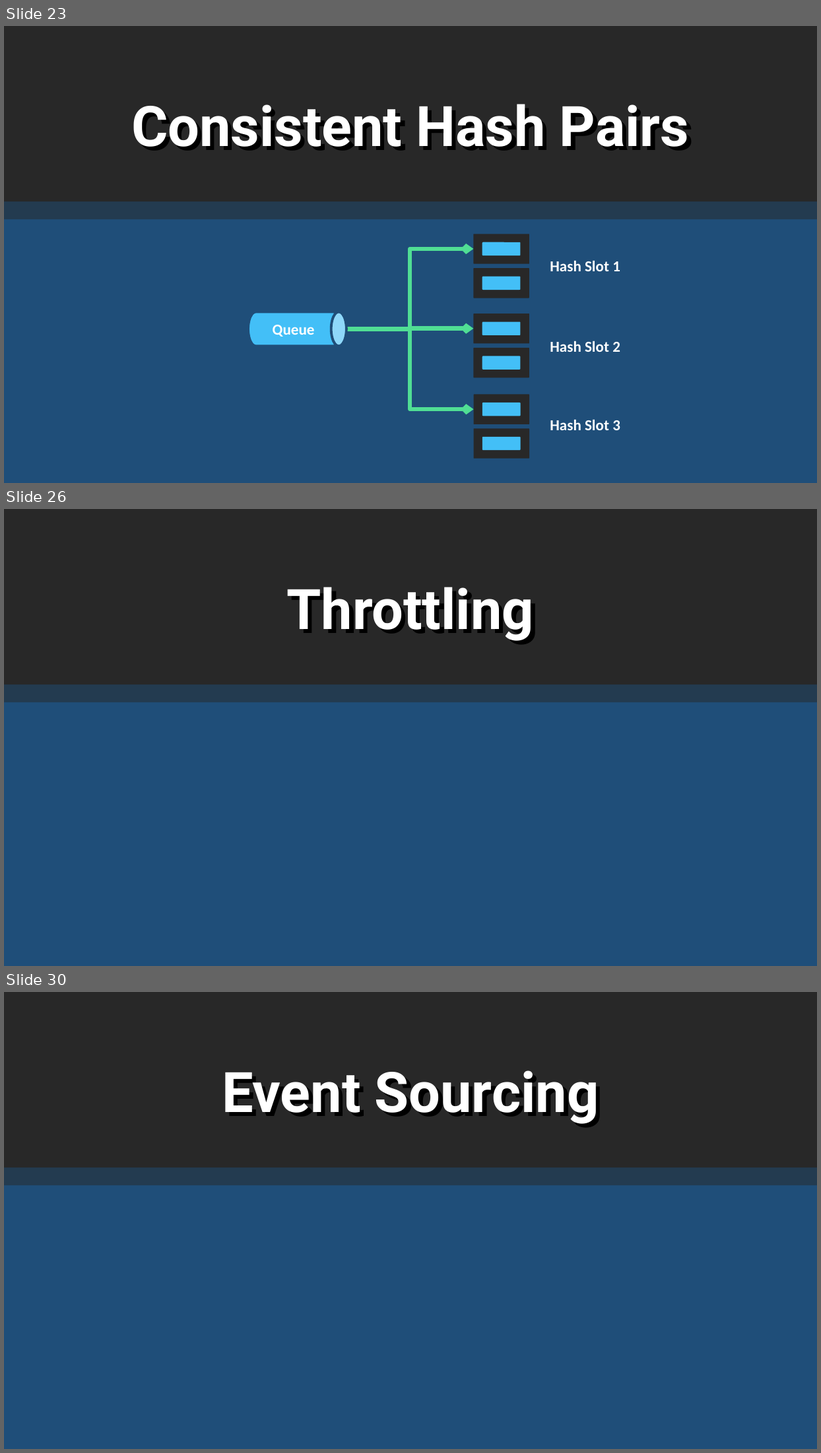
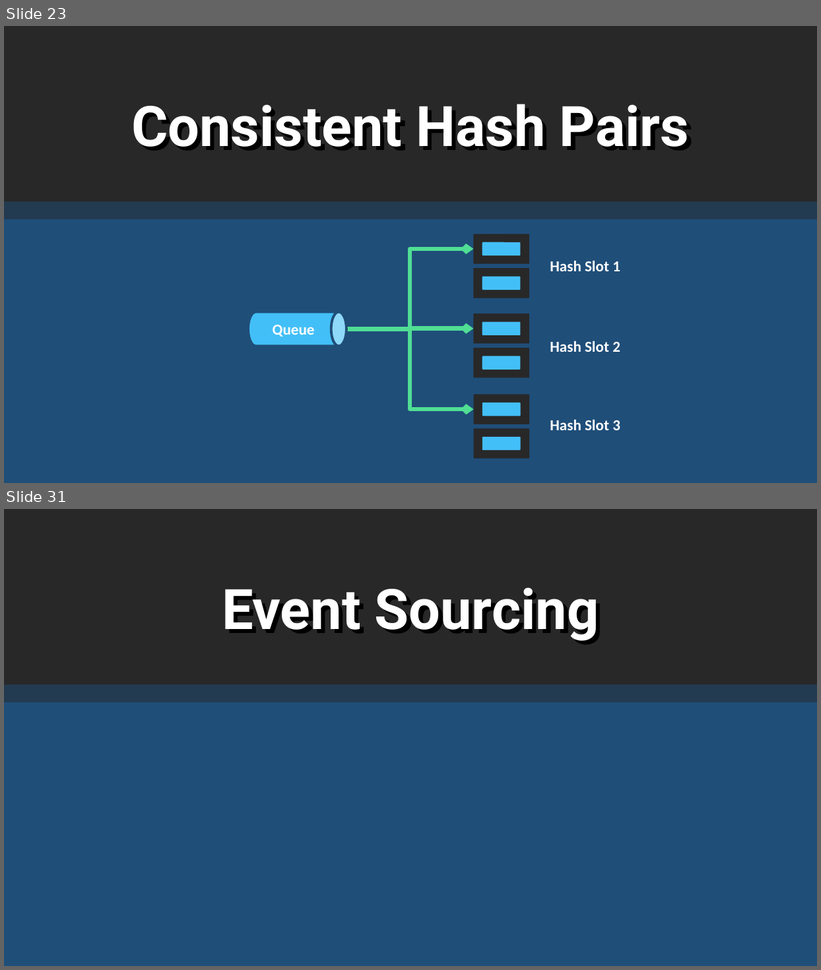
Before and after one commit to rogeralsing/Presentations, a slide deck: FailingGracefully/QConSP/protoactor.pptx. Shown one above the other, each under a label of ours: slides 23, 26 and 30 before the commit, slides 23 and 31 after it; the slides between them are not shown. The pictures are 821x1453 and 821x970 pixels, drawn with LibreOffice and Linux fonts; fonts in the diff are those of the drawing. Boxes give left, top, right and bottom in pixels: in the first picture for what was removed or moved away, otherwise in the second. Text is boxed around its words. In the diff, an @@ line names an element or a change of style, - is before the commit and + after.

```diff
--- a/FailingGracefully/QConSP/protoactor.pptx
+++ b/FailingGracefully/QConSP/protoactor.pptx
@@ slide 26 removed at (4,509,817,966), background #1F4E79 @@
@@ rounded rectangle removed at (4,509,817,685) @@
@@ text removed at (286,587,534,641) @@
-Throttling
@@ rounded rectangle removed at (4,685,817,702) @@
@@ what was slide 30 is now slide 31 @@
```
Also in this commit, not shown: 7 slides changed, 5 slides added, 3 other slides removed.
